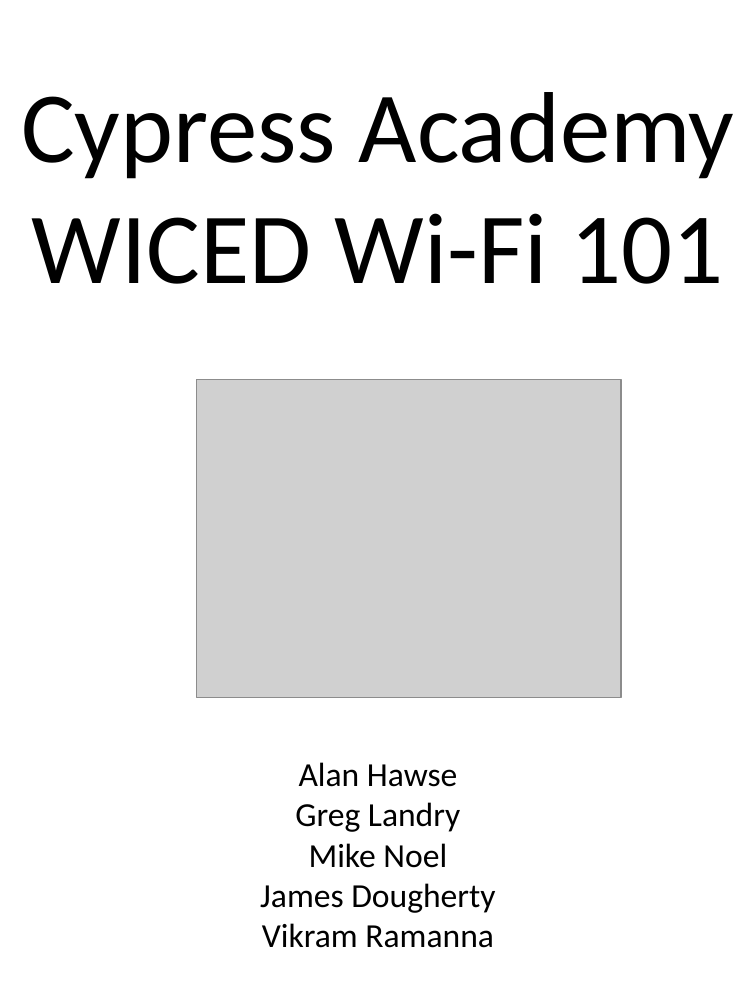
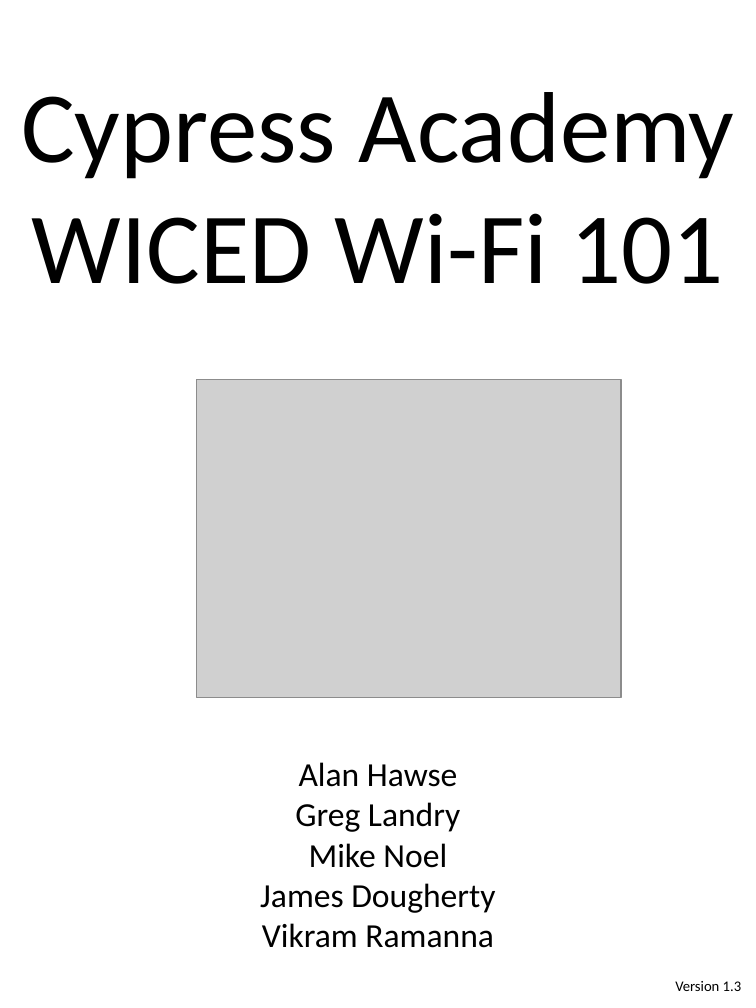
Before and after one commit to iotexpert/WW101, a slide deck: slide 1 of labmanual/English/WW101-Binder-Cover.pptx. Drawn at 756x1008 pixels with LibreOffice and Linux fonts; fonts in the diff are those of the drawing; grey boxes stand for pictures. Boxes give left, top, right and bottom in pixels: in the first picture for what was removed or moved away, otherwise in the second. Text is boxed around its words. In the diff, an @@ line names an element or a change of style, - is before the commit and + after.

```diff
--- a/labmanual/English/WW101-Binder-Cover.pptx
+++ b/labmanual/English/WW101-Binder-Cover.pptx
@@ text added at [675,981,742,991], 10.5 pt, text #000000 @@
+Version 1.3
```
Also in this commit, not shown: 1 other slide changed, 1 other file.
